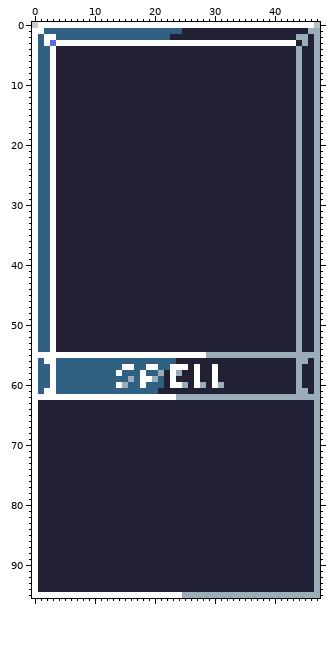
Two states of a pixel-art file, 2020-10/basic-spell.aseprite. The first picture shows the starting point.
48x96 pixels, 1 frame.
After the commit:
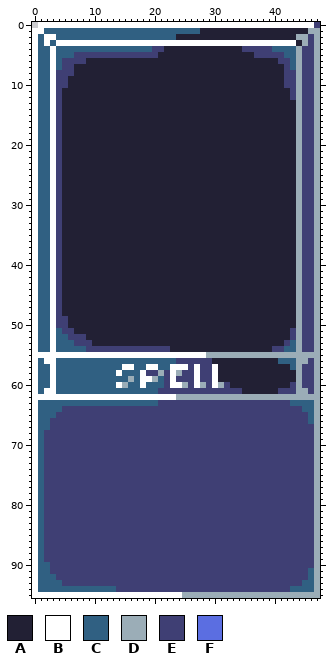
Palette (. is transparent): A #222034  B #ffffff  C #306082  D #9badb7  E #3f3f74  F #5b6ee1
Commit message: Do the stuff I did with other cards to the spell card.
Diff:
Changed rows in their new state; - is an unchanged pixel.
first column x 1:
 0 ----------------------------------------------E
 1 ------------------------CCC--------------------
 2 ----------------------C----------------------E-
 3 --C------------------------------------------E-
 4 ---CCCCCCCCCCCCCCCCEE-------------EEEEECCCC-EE-
 5 ---CCCEEEEEEEEEEEEEE----------------EEEEECC-EE-
 6 ---CEEEE--------------------------------EEC-EE-
 7 ---CEE-----------------------------------EC-EE-
 8 ---EEE-----------------------------------EE-EE-
 9 ---EE------------------------------------EE-EE-
10 ---EE------------------------------------EE-EE-
11 ---E--------------------------------------E-EE-
12 ---E--------------------------------------E-EE-
13 ---E----------------------------------------EE-
14 ---E----------------------------------------EE-
15 ---E----------------------------------------EE-
16 ---E----------------------------------------EE-
17 ---E----------------------------------------EE-
18 ---E----------------------------------------EE-
19 ---E----------------------------------------EE-
20 ---E----------------------------------------EE-
21 ---E----------------------------------------EE-
22 ---E----------------------------------------EE-
23 ---E----------------------------------------EE-
24 ---E----------------------------------------EE-
25 ---E----------------------------------------EE-
26 ---E----------------------------------------EE-
27 ---E----------------------------------------EE-
28 ---E----------------------------------------EE-
29 ---E----------------------------------------EE-
30 ---E----------------------------------------EE-
31 ---E----------------------------------------EE-
32 ---E----------------------------------------EE-
33 ---E----------------------------------------EE-
34 ---E----------------------------------------EE-
35 ---E----------------------------------------EE-
36 ---E----------------------------------------EE-
37 ---E----------------------------------------EE-
38 ---E----------------------------------------EE-
39 ---E----------------------------------------EE-
40 ---E----------------------------------------EE-
41 ---E----------------------------------------EE-
42 ---E----------------------------------------EE-
43 ---E----------------------------------------EE-
44 ---E----------------------------------------EE-
45 ---E----------------------------------------EE-
46 ---E----------------------------------------EE-
47 ---E----------------------------------------EE-
48 ---E----------------------------------------EE-
49 ---EE---------------------------------------EE-
50 ---EE---------------------------------------EE-
51 ---CEE------------------------------------E-EE-
52 ---CCEEE----------------------------------E-EE-
53 ---CCCEEE--------------------------------EC-EE-
54 ---CCCCCEEEEEEEEEEEEEE-----------------EECC-EE-
56 -----------------------EEEEEE-----------CCC--E-
57 -------------------------E-EE-------------C-EE-
58 ------------------EE-E--EE-EE---------------EE-
59 ---------------------E-EEE-EE---------------EE-
60 ---------------------E---E--E--E----------E-EE-
61 --------------------EEEEEEEEEEEEEE------EEE--E-
63 CCCCCCCCCCCCCCCCCCCCEEEEEEEEEEEEEEEEEEEEEECCCC-
64 CCCCEEEEEEEEEEEEEEEEEEEEEEEEEEEEEEEEEEEEEEEECC-
65 CCCEEEEEEEEEEEEEEEEEEEEEEEEEEEEEEEEEEEEEEEEEEC-
66 CCEEEEEEEEEEEEEEEEEEEEEEEEEEEEEEEEEEEEEEEEEEEC-
67 CCEEEEEEEEEEEEEEEEEEEEEEEEEEEEEEEEEEEEEEEEEEEE-
68 CEEEEEEEEEEEEEEEEEEEEEEEEEEEEEEEEEEEEEEEEEEEEE-
69 CEEEEEEEEEEEEEEEEEEEEEEEEEEEEEEEEEEEEEEEEEEEEE-
70 CEEEEEEEEEEEEEEEEEEEEEEEEEEEEEEEEEEEEEEEEEEEEE-
71 CEEEEEEEEEEEEEEEEEEEEEEEEEEEEEEEEEEEEEEEEEEEEE-
72 CEEEEEEEEEEEEEEEEEEEEEEEEEEEEEEEEEEEEEEEEEEEEE-
73 CEEEEEEEEEEEEEEEEEEEEEEEEEEEEEEEEEEEEEEEEEEEEE-
74 CEEEEEEEEEEEEEEEEEEEEEEEEEEEEEEEEEEEEEEEEEEEEE-
75 CEEEEEEEEEEEEEEEEEEEEEEEEEEEEEEEEEEEEEEEEEEEEE-
76 CEEEEEEEEEEEEEEEEEEEEEEEEEEEEEEEEEEEEEEEEEEEEE-
77 CEEEEEEEEEEEEEEEEEEEEEEEEEEEEEEEEEEEEEEEEEEEEE-
78 CEEEEEEEEEEEEEEEEEEEEEEEEEEEEEEEEEEEEEEEEEEEEE-
79 CEEEEEEEEEEEEEEEEEEEEEEEEEEEEEEEEEEEEEEEEEEEEE-
80 CEEEEEEEEEEEEEEEEEEEEEEEEEEEEEEEEEEEEEEEEEEEEE-
81 CEEEEEEEEEEEEEEEEEEEEEEEEEEEEEEEEEEEEEEEEEEEEE-
82 CEEEEEEEEEEEEEEEEEEEEEEEEEEEEEEEEEEEEEEEEEEEEE-
83 CEEEEEEEEEEEEEEEEEEEEEEEEEEEEEEEEEEEEEEEEEEEEE-
84 CEEEEEEEEEEEEEEEEEEEEEEEEEEEEEEEEEEEEEEEEEEEEE-
85 CEEEEEEEEEEEEEEEEEEEEEEEEEEEEEEEEEEEEEEEEEEEEE-
86 CEEEEEEEEEEEEEEEEEEEEEEEEEEEEEEEEEEEEEEEEEEEEE-
87 CEEEEEEEEEEEEEEEEEEEEEEEEEEEEEEEEEEEEEEEEEEEEE-
88 CEEEEEEEEEEEEEEEEEEEEEEEEEEEEEEEEEEEEEEEEEEEEE-
89 CEEEEEEEEEEEEEEEEEEEEEEEEEEEEEEEEEEEEEEEEEEEEE-
90 CCEEEEEEEEEEEEEEEEEEEEEEEEEEEEEEEEEEEEEEEEEEEE-
91 CCEEEEEEEEEEEEEEEEEEEEEEEEEEEEEEEEEEEEEEEEEEEC-
92 CCCEEEEEEEEEEEEEEEEEEEEEEEEEEEEEEEEEEEEEEEEEEC-
93 CCCCEEEEEEEEEEEEEEEEEEEEEEEEEEEEEEEEEEEEEEEECC-
94 CCCCCCCCCCCCCEEEEEEEEEEEEEEEEEEEEEEEEEEEEECCCC-
Boxes around the changes in both pictures, in picture pixels (x1, y1, x2, y2):
changed: (38, 22, 320, 592)
